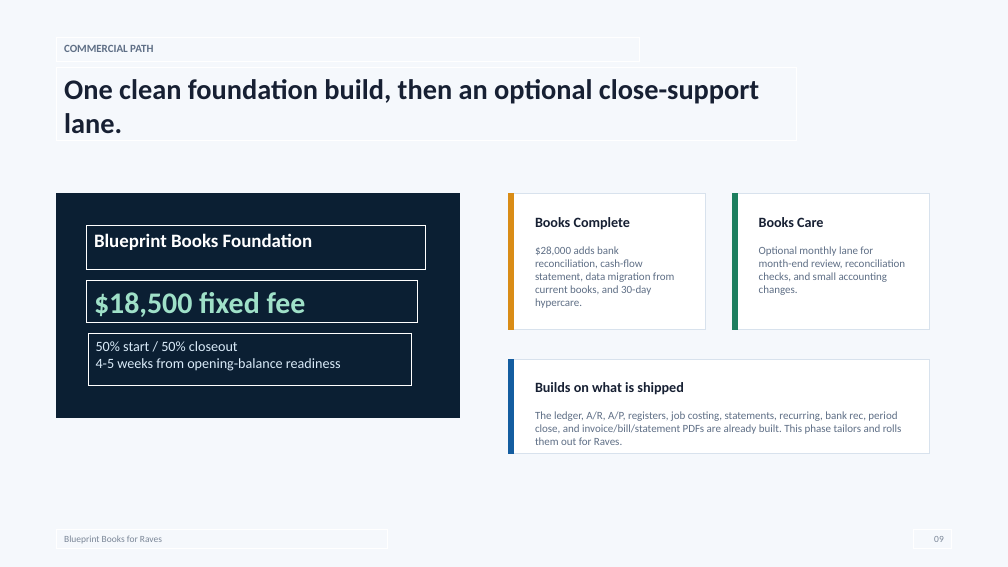
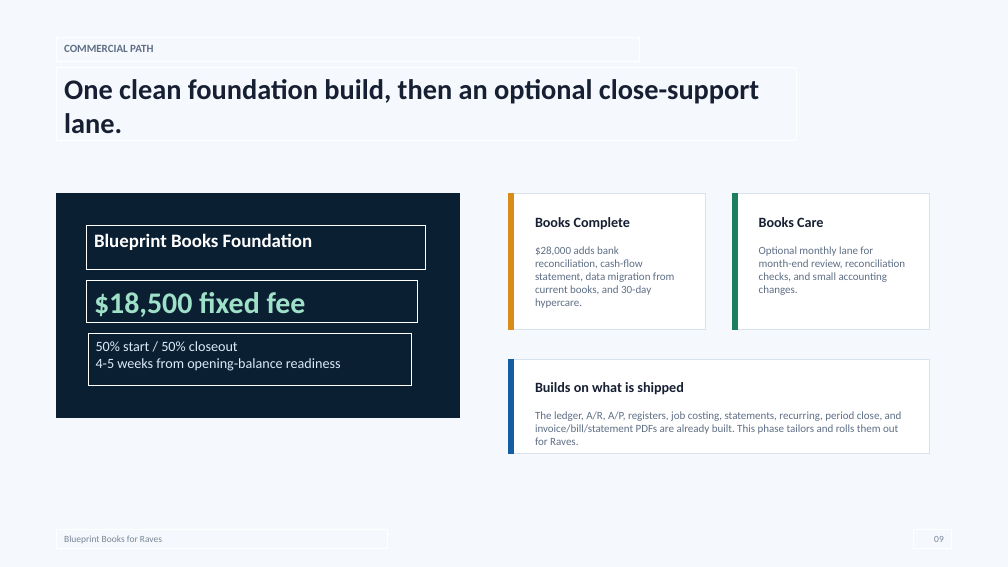
Before and after one commit to skiddo-dev/Blueprint, a slide deck: slide 9 of docs/Blueprint Books Pitch Deck - Raves.pptx. Drawn at 1008x567 pixels with LibreOffice and Linux fonts; fonts in the diff are those of the drawing. Boxes give left, top, right and bottom in pixels: in the first picture for what was removed or moved away, otherwise in the second. Text is boxed around its words. In the diff, an @@ line names an element or a change of style, - is before the commit and + after.

```diff
--- a/docs/Blueprint Books Pitch Deck - Raves.pptx
+++ b/docs/Blueprint Books Pitch Deck - Raves.pptx
@@ text in rectangle at [535, 411, 902, 445]: text changed @@
-The ledger, A/R, A/P, registers, job costing, statements, recurring, bank rec, period close, and invoice/bill/statement PDFs are already built. This phase tailors and rolls them out for Raves.
+The ledger, A/R, A/P, registers, job costing, statements, recurring, period close, and invoice/bill/statement PDFs are already built. This phase tailors and rolls them out for Raves.
```
Also in this commit, not shown: 2 other files.
